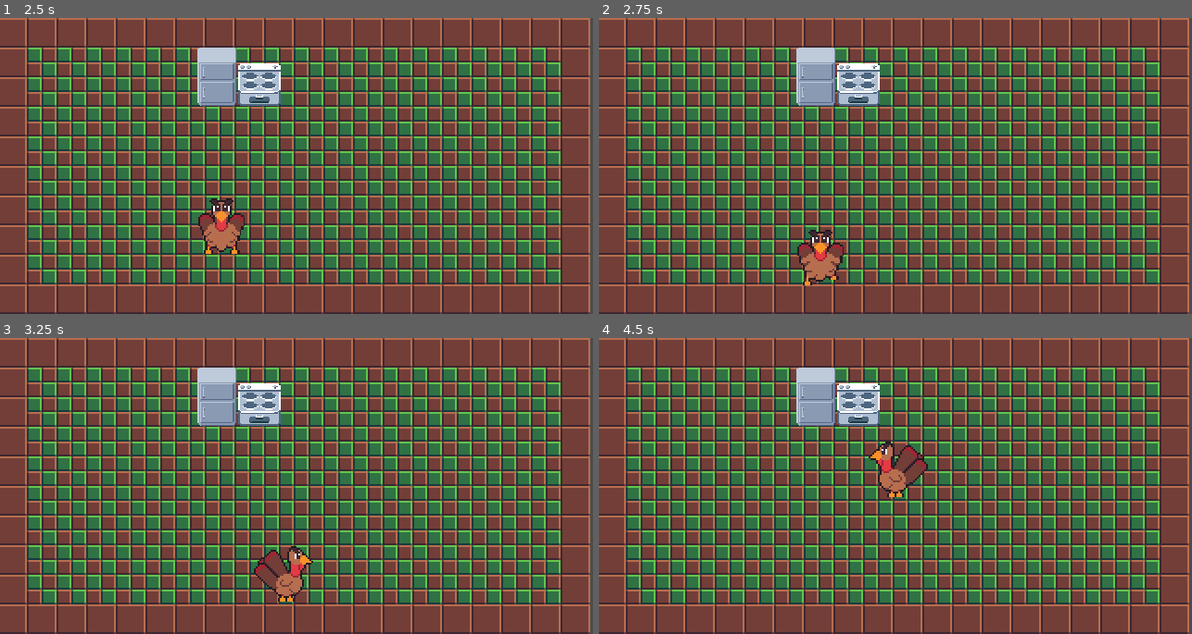
Above: before the commit, frames 1-4 (two rows, left to right).
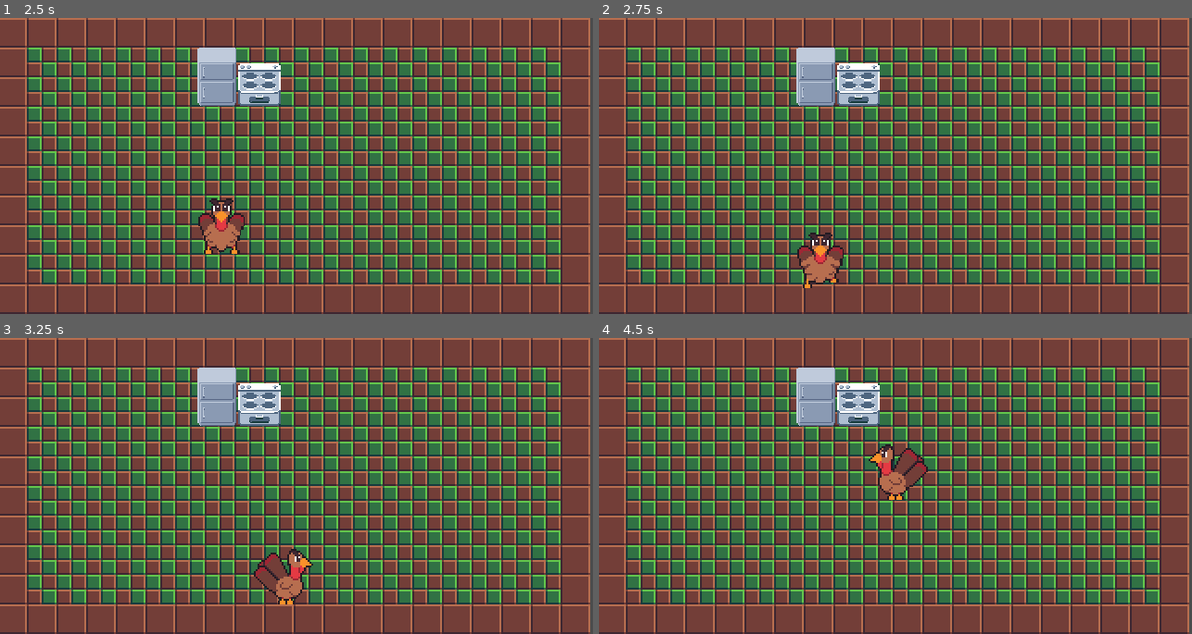
Above: after the commit, the same moments.

Repository: alexfaus08/Animals-Revenge
Game: Godot game, scene res://TitleScreen.tscn
Two runs of this game, one before a commit and one after it. Both use one fixed random seed, a clock stepped at 60 frames per second and the inputs below.
Inputs:
- Up to frame 1 (2.5 s): click "Start" at 0.5 s; tap Enter at 1.25 s; hold Right (ui_right) 1.28-2.03 s; tap Space (ui_select) at 1.52, 2.27 s; hold Down (ui_down) from 2.03 s (still down)
- Up to frame 2 (2.75 s): keep holding Down (ui_down)
- Up to frame 3 (3.25 s): release Down (ui_down) at 2.78 s; hold Right (ui_right) from 2.78 s (still down)
- Up to frame 4 (4.5 s): release Right (ui_right) at 3.53 s; hold Up (ui_up) 3.53-4.28 s; tap Space (ui_select) at 3.77 s; hold Left (ui_left) from 4.28 s (still down)

Frame 1 is identical in both runs. In frame 2, 0.6% of the frame differs, in the area x 33-42%, y 71-92%; in frame 3, 0.6%, in the area x 42-53%, y 70-90%; in frame 4, 0.6%.

Commit message:
Adjusted Collision Boundaries

Diff:
--- a/World.tscn
+++ b/World.tscn
@@ -52,7 +52,7 @@
 [sub_resource type="RectangleShape2D" id=6]
 
 custom_solver_bias = 0.0
-extents = Vector2( 18, 18 )
+extents = Vector2( 9, 18 )
 
 [sub_resource type="SpriteFrames" id=4]
 
@@ -76,13 +76,14 @@
 [sub_resource type="RectangleShape2D" id=5]
 
 custom_solver_bias = 0.0
-extents = Vector2( 12, 10 )
+extents = Vector2( 8, 10 )
 _sections_unfolded = [ "Resource" ]
 
-[sub_resource type="RectangleShape2D" id=2]
+[sub_resource type="CapsuleShape2D" id=7]
 
 custom_solver_bias = 0.0
-extents = Vector2( 16.0465, 16.0465 )
+radius = 8.0
+height = 12.0
 
 [sub_resource type="SpriteFrames" id=3]
 
@@ -159,6 +160,9 @@
 angular_damp = 1.0
 audio_bus_override = false
 audio_bus_name = "Master"
+__meta__ = {
+"_edit_group_": true
+}
 
 [node name="FridgeSprite" type="Sprite" parent="Fridge" index="0"]
 
@@ -198,7 +202,7 @@
 position = Vector2( 4.70877e-06, -6.5 )
 scale = Vector2( 1.4, 1.25 )
 shape = SubResource( 5 )
-_sections_unfolded = [ "Visibility" ]
+_sections_unfolded = [ "Transform", "Visibility" ]
 
 [node name="Player" type="KinematicBody2D" parent="." index="3"]
 
@@ -217,9 +221,9 @@
 
 [node name="PlayerCollision" type="CollisionShape2D" parent="Player" index="0"]
 
-position = Vector2( 0.8, -1 )
-scale = Vector2( 0.83, 1 )
-shape = SubResource( 2 )
+position = Vector2( 0.250001, -0.5 )
+scale = Vector2( 1.13462, 1 )
+shape = SubResource( 7 )
 _sections_unfolded = [ "Transform" ]
 
 [node name="AnimatedSprite" type="AnimatedSprite" parent="Player" index="1"]
